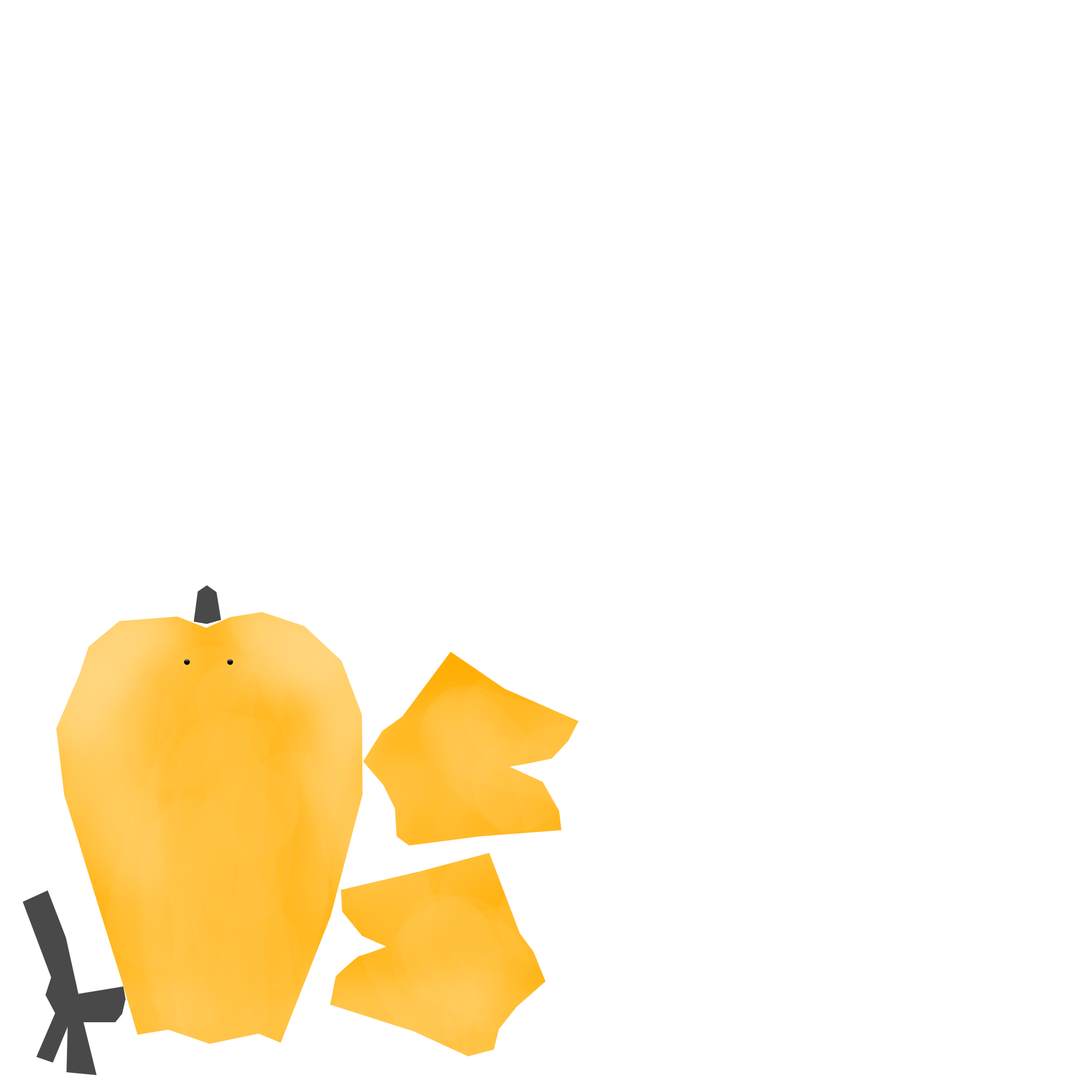
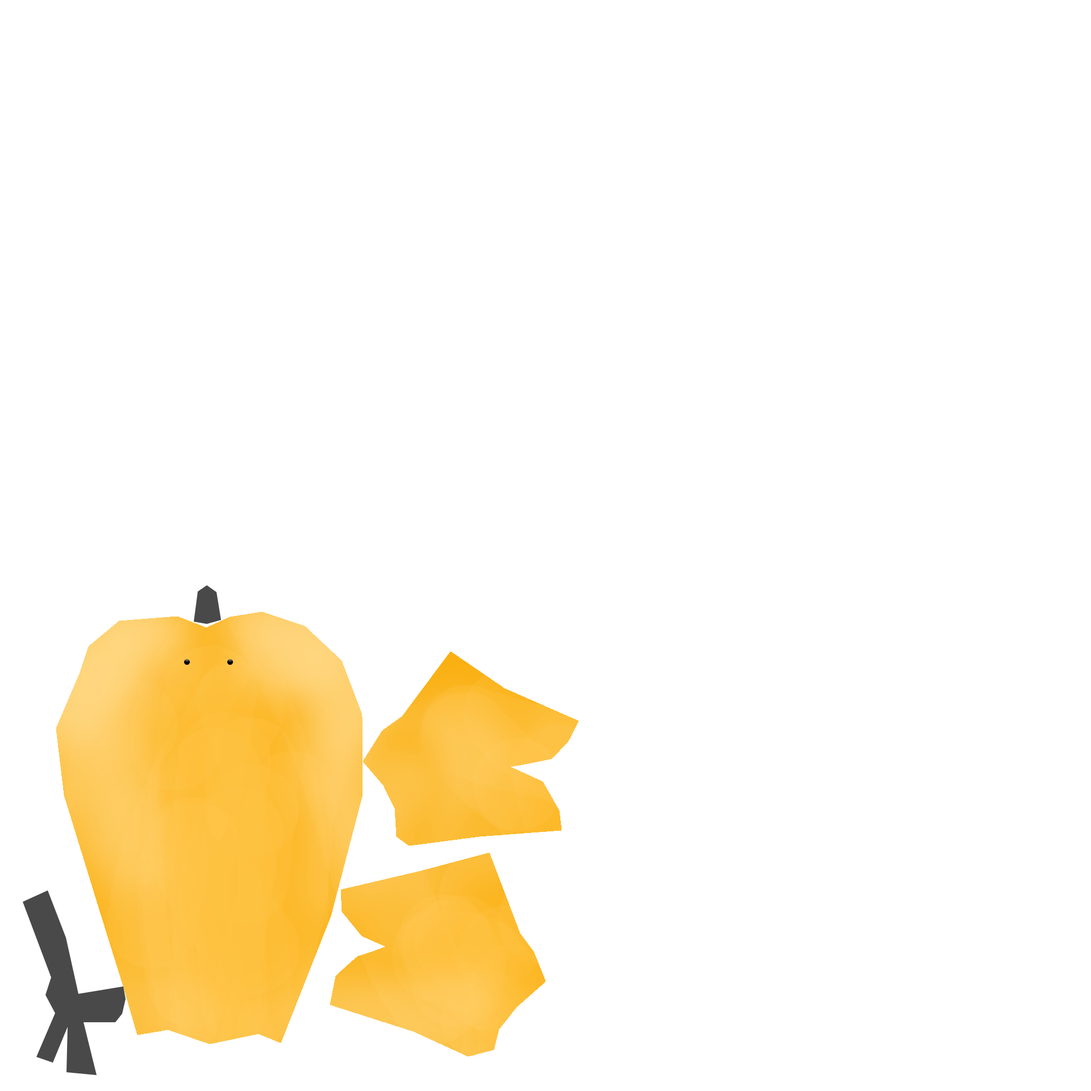
Two versions of the same layered image (1091px x 1091px). Layer-by-layer changes:
painted on "Shape 2", unmasked it over (x1=56, y1=612, x2=579, y2=1057)
